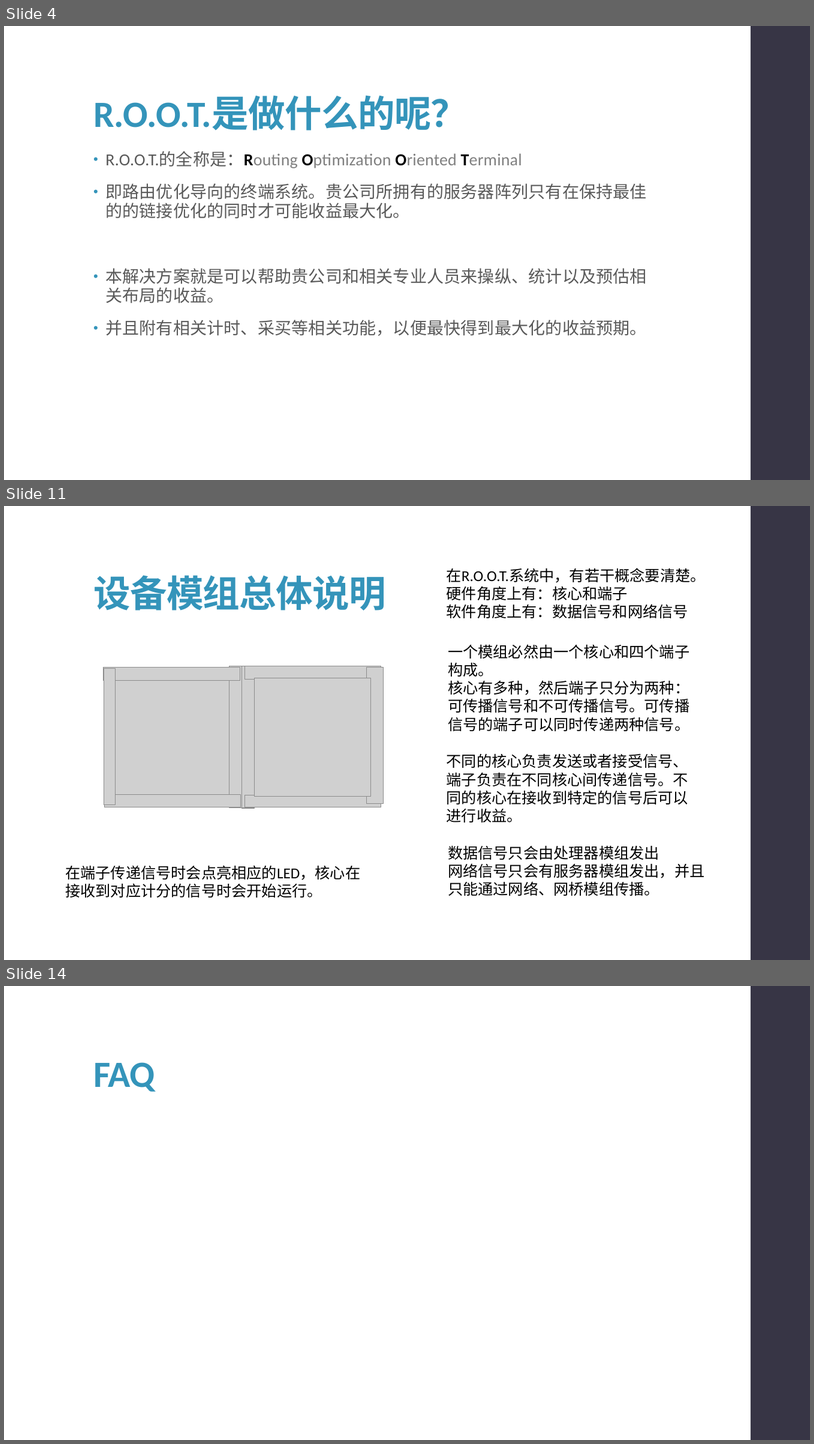
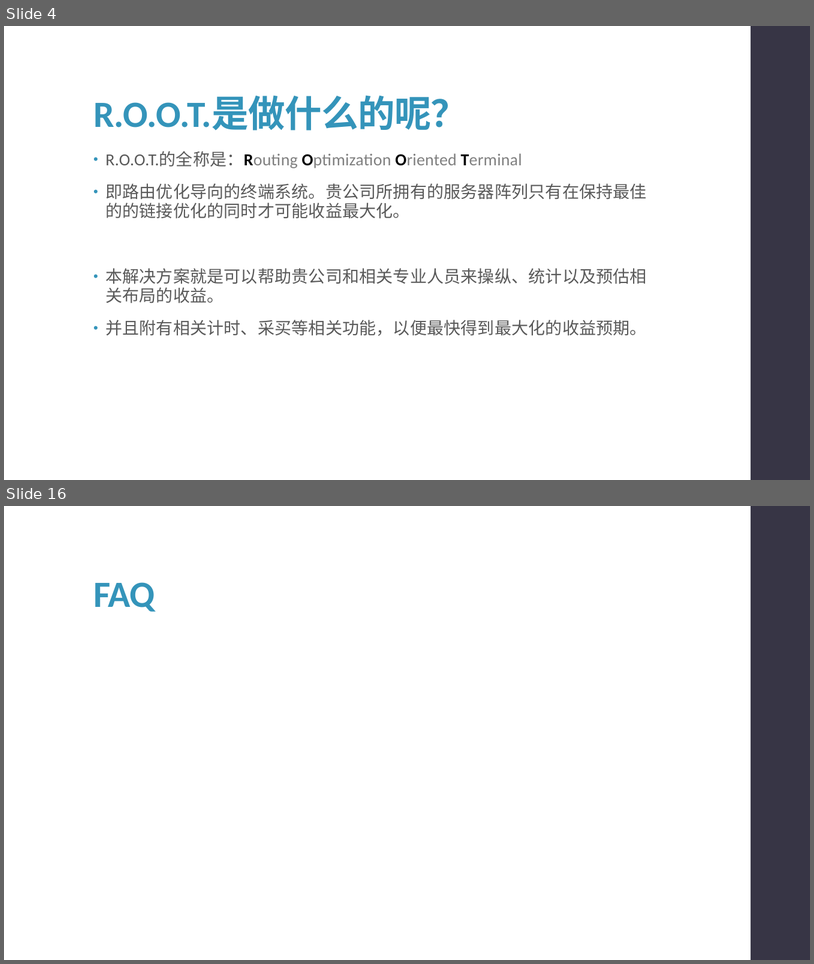
Before and after one commit to syx007/GamePlayGround, a slide deck: document/ROOT 操作指南.pptx. Shown one above the other, each under a label of ours: slides 4, 11 and 14 before the commit, slides 4 and 16 after it; the slides between them are not shown. The pictures are 814x1444 and 814x964 pixels, drawn with LibreOffice and Linux fonts; fonts in the diff are those of the drawing; grey boxes stand for pictures. Boxes give left, top, right and bottom in pixels: in the first picture for what was removed or moved away, otherwise in the second. Text is boxed around its words. In the diff, an @@ line names an element or a change of style, - is before the commit and + after.

```diff
--- a/document/ROOT 操作指南.pptx
+++ b/document/ROOT 操作指南.pptx
@@ slide 11 removed at [4,506,810,960], background #FFFFFF; not listed: 1 template element that a slide beside it also shows @@
@@ title removed at [93,575,386,610] @@
-设备模组总体说明
@@ text removed at [447,568,706,618] @@
-在R.O.O.T.系统中，有若干概念要清楚。
-硬件角度上有：核心和端子
-软件角度上有：数据信号和网络信号
@@ text removed at [448,644,690,731] @@
-一个模组必然由一个核心和四个端子构成。
-核心有多种，然后端子只分为两种：可传播信号和不可传播信号。可传播信号的端子可以同时传递两种信号。
@@ picture removed at [104,667,240,680] @@
@@ picture removed at [230,666,242,808] @@
@@ picture removed at [242,666,254,808] @@
@@ picture removed at [245,666,381,679] @@
@@ picture removed at [367,667,383,804] @@
@@ picture removed at [104,669,116,805] @@
@@ picture removed at [113,677,231,796] @@
@@ picture removed at [254,678,371,796] @@
@@ text removed at [447,753,689,822] @@
-不同的核心负责发送或者接受信号、端子负责在不同核心间传递信号。不同的核心在接收到特定的信号后可以进行收益。
@@ picture removed at [104,795,240,807] @@
@@ picture removed at [245,795,381,807] @@
@@ text removed at [448,845,705,895] @@
-数据信号只会由处理器模组发出
-网络信号只会有服务器模组发出，并且只能通过网络、网桥模组传播。
@@ text removed at [65,865,360,897] @@
-在端子传递信号时会点亮相应的LED，核心在接收到对应计分的信号时会开始运行。
@@ what was slide 14 is now slide 16 @@
```
Also in this commit, not shown: 11 slides changed, 3 slides added.
